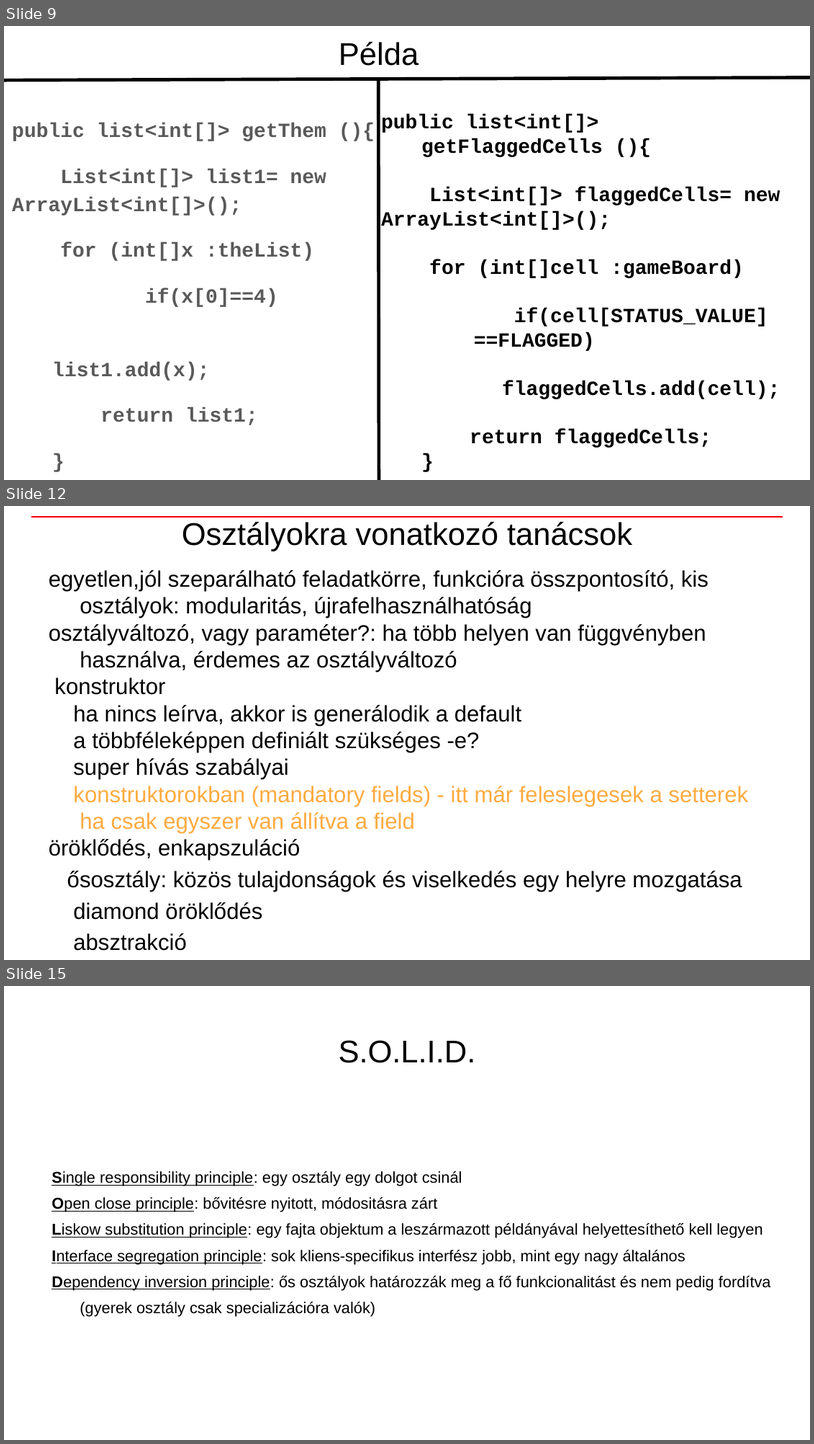
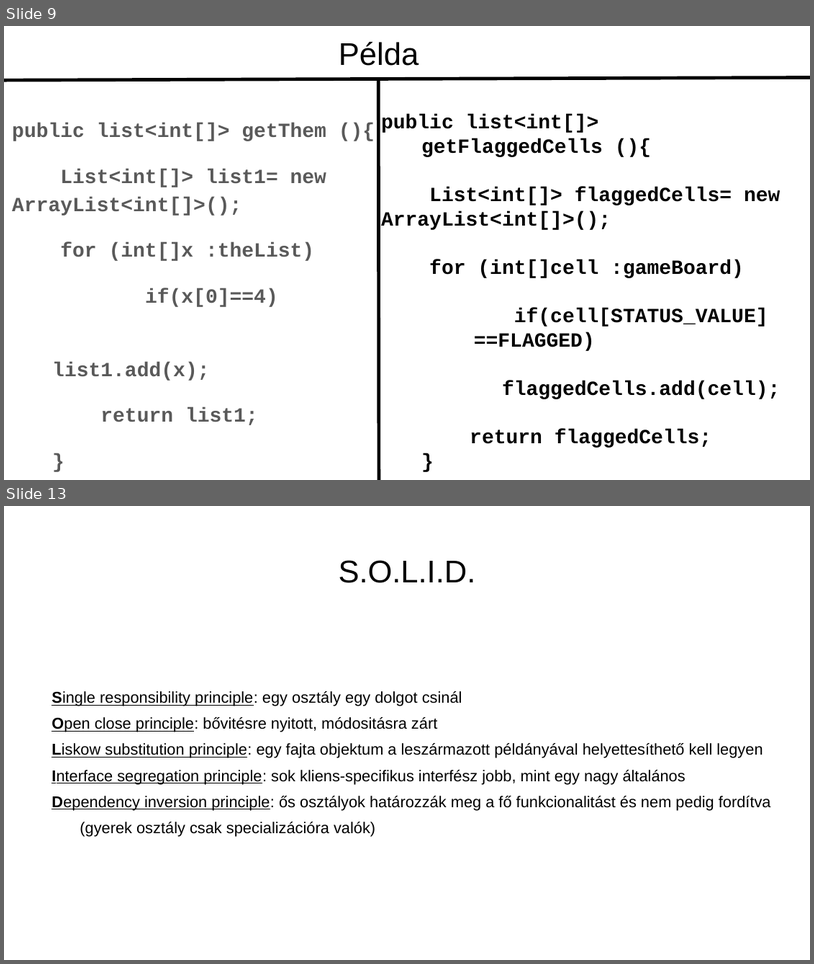
Before and after one commit to NNGSzegedAndUSzegedCollaboration/NNGSzegedAndUSzegedCollaboration.github.io, a slide deck: slideshows/grafreprezentacio.pptx. Shown one above the other, each under a label of ours: slides 9, 12 and 15 before the commit, slides 9 and 13 after it; the slides between them are not shown. The pictures are 814x1444 and 814x964 pixels, drawn with LibreOffice and Linux fonts; fonts in the diff are those of the drawing. Boxes give left, top, right and bottom in pixels: in the first picture for what was removed or moved away, otherwise in the second. Text is boxed around its words. In the diff, an @@ line names an element or a change of style, - is before the commit and + after.

```diff
--- a/slideshows/grafreprezentacio.pptx
+++ b/slideshows/grafreprezentacio.pptx
@@ slide 12 removed at (4,506,810,960), background #FFFFFF @@
@@ line removed from (31, 517) to (783, 517) @@
@@ title removed at (182,522,633,551) @@
-Osztályokra vonatkozó tanácsok
@@ text removed at (49,570,748,950) @@
-egyetlen,jól szeparálható feladatkörre, funkcióra összpontosító, kis osztályok: modularitás, újrafelhasználhatóság
-osztályváltozó, vagy paraméter?: ha több helyen van függvényben használva, érdemes az osztályváltozó
-konstruktor
-ha nincs leírva, akkor is generálodik a default
-a többféleképpen definiált szükséges -e?
-super hívás szabályai
-konstruktorokban (mandatory fields) - itt már feleslegesek a setterek ha csak egyszer van állítva a field
-öröklődés, enkapszuláció
-ősosztály: közös tulajdonságok és viselkedés egy helyre mozgatása
-diamond öröklődés
-absztrakció
-interfész
@@ what was slide 15 is now slide 13 @@
```
Also in this commit, not shown: 6 slides changed, 1 other slide removed.
